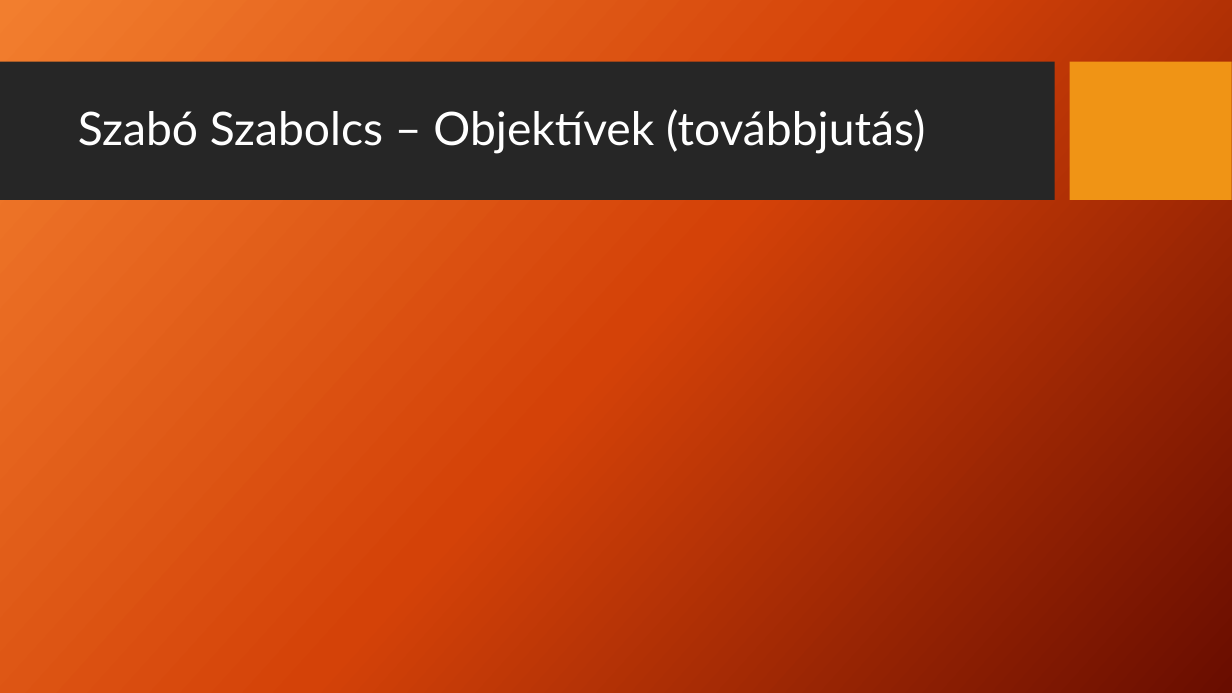
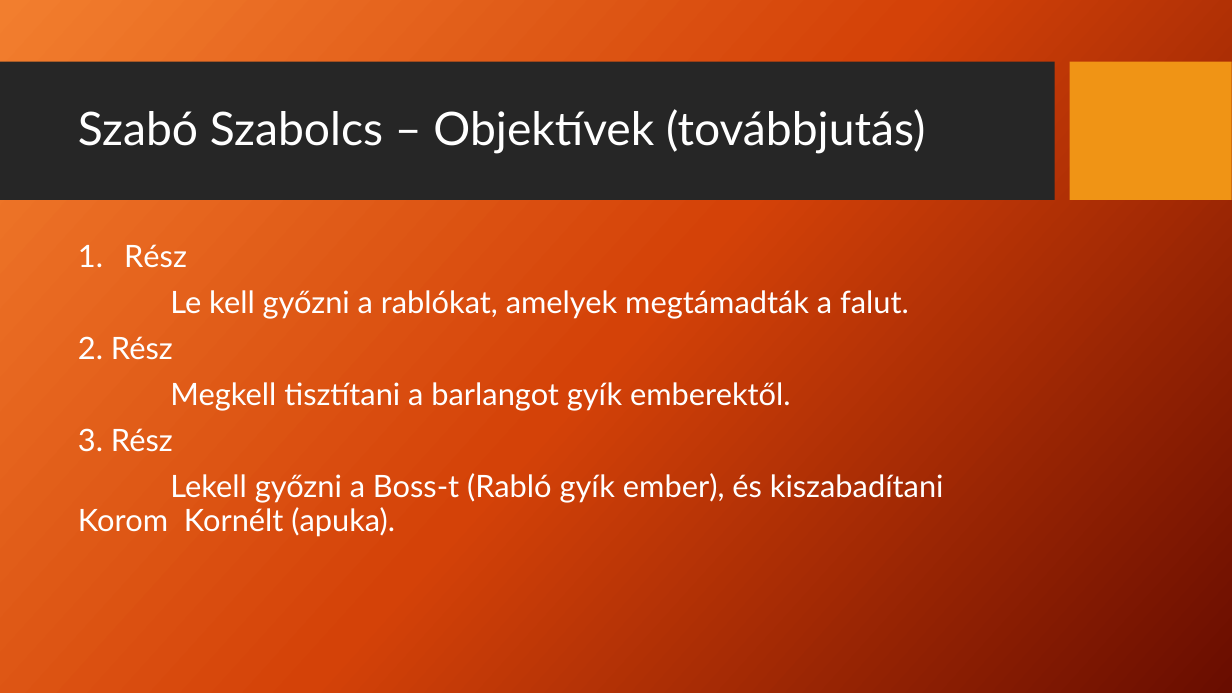
Before and after one commit to HrubosMark/SmallPotHoles, a slide deck: slide 10 of SootAdvanture_ppt_IKT.pptx. Drawn at 1232x693 pixels with LibreOffice and Linux fonts; fonts in the diff are those of the drawing; background and template pictures are left out. Boxes give left, top, right and bottom in pixels: in the first picture for what was removed or moved away, otherwise in the second. Text is boxed around its words. In the diff, an @@ line names an element or a change of style, - is before the commit and + after.

```diff
--- a/SootAdvanture_ppt_IKT.pptx
+++ b/SootAdvanture_ppt_IKT.pptx
@@ text added at box(78, 244, 944, 537), 24 pt, text #FFFFFF @@
+1. Rész
+Le kell győzni a rablókat, amelyek megtámadták a falut.
+2. Rész
+Megkell tisztítani a barlangot gyík emberektől.
+3. Rész
+Lekell győzni a Boss-t (Rabló gyík ember), és kiszabadítani Korom Kornélt (apuka).
```
Also in this commit, not shown: 1 other slide changed.
